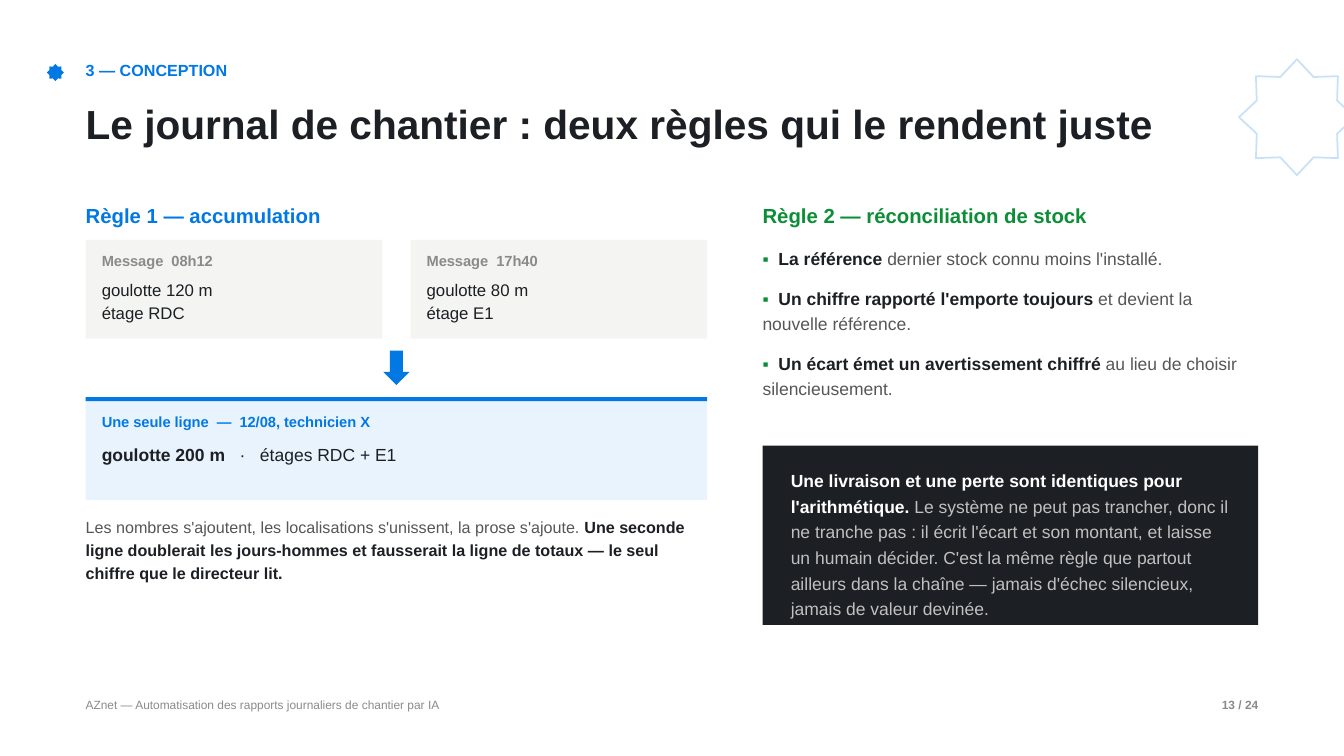
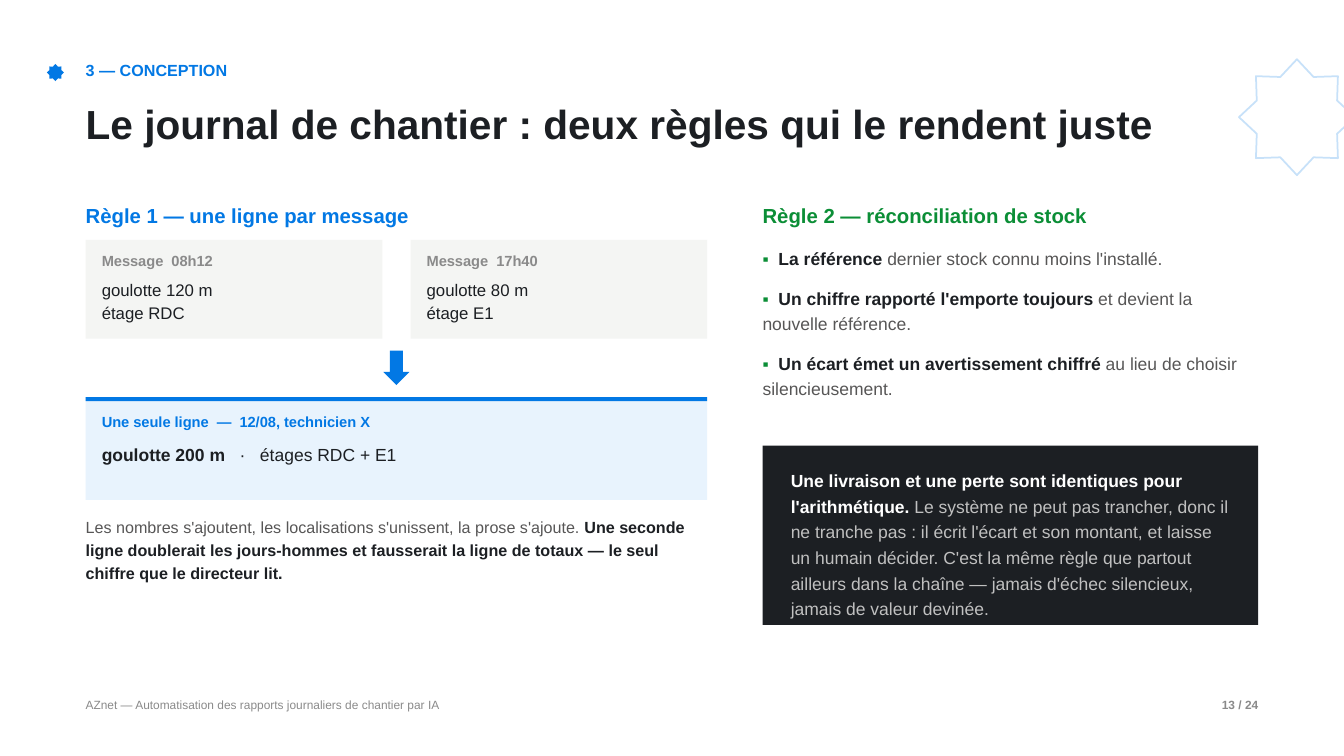
Before and after one commit to yassine808/PFE-aznet, a slide deck: slide 13 of Pres+report/Soutenance-PFE.pptx. Drawn at 1344x756 pixels with LibreOffice and Linux fonts; fonts in the diff are those of the drawing. Boxes give left, top, right and bottom in pixels: in the first picture for what was removed or moved away, otherwise in the second. Text is boxed around its words. In the diff, an @@ line names an element or a change of style, - is before the commit and + after.

```diff
--- a/Pres+report/Soutenance-PFE.pptx
+++ b/Pres+report/Soutenance-PFE.pptx
@@ text at (86,208,409,228): text changed @@
-Règle 1 — accumulation
+Règle 1 — une ligne par message
```
Also in this commit, not shown: 4 other slides changed, 6 other files.
